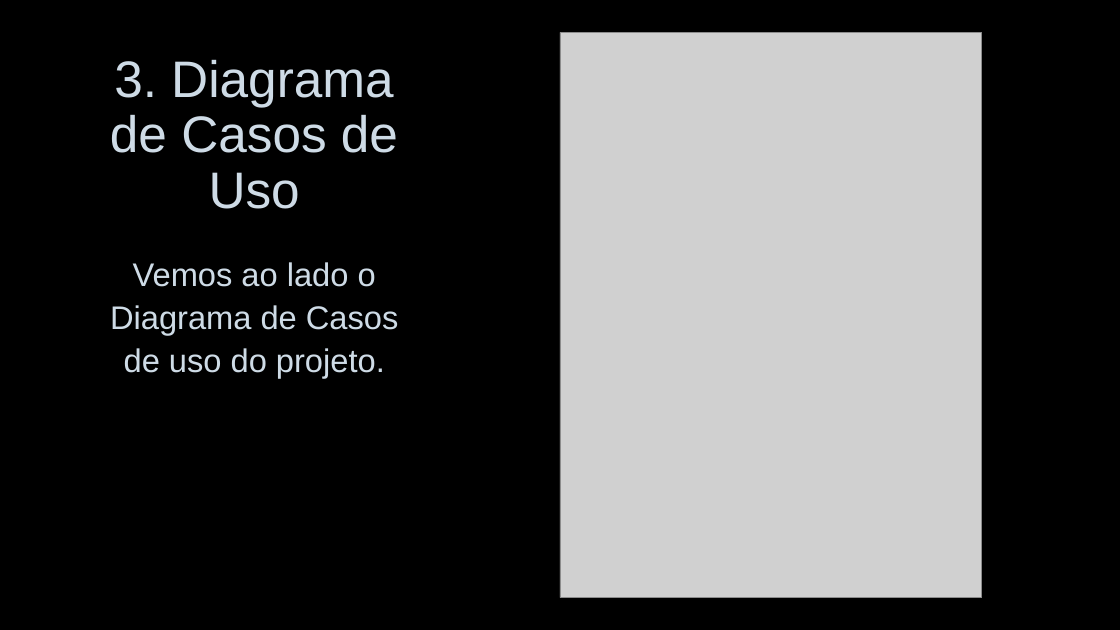
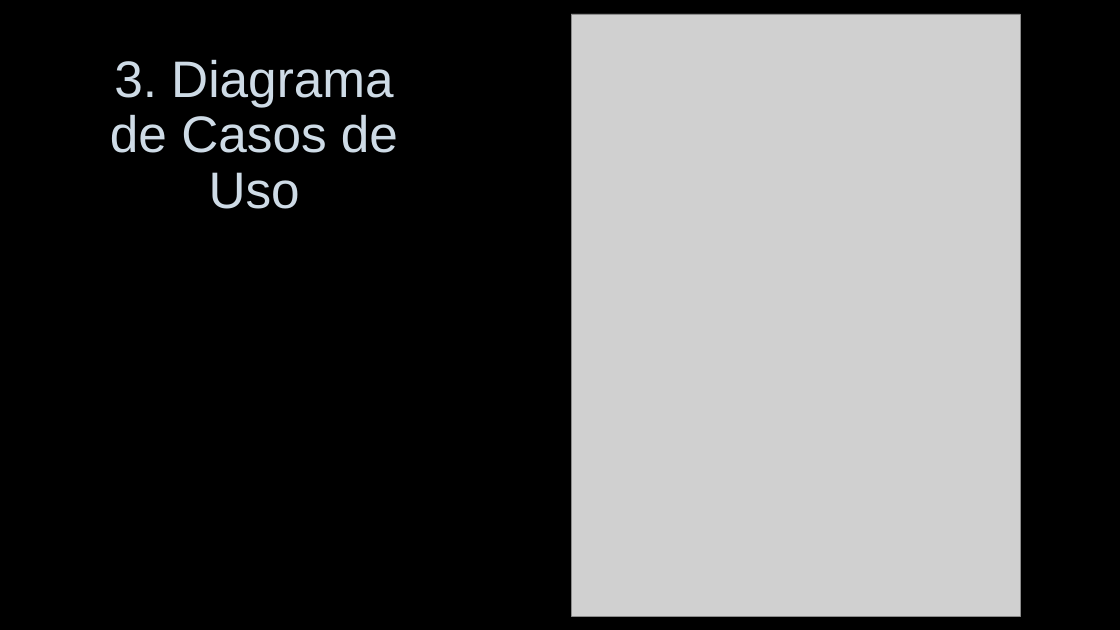
Before and after one commit to Deoprag/jogo-2048, a slide deck: slide 4 of Apresentação jogo 2048.pptx. Drawn at 1120x630 pixels with LibreOffice and Linux fonts; fonts in the diff are those of the drawing; grey boxes stand for pictures; background and template pictures are left out. Boxes give left, top, right and bottom in pixels: in the first picture for what was removed or moved away, otherwise in the second. Text is boxed around its words. In the diff, an @@ line names an element or a change of style, - is before the commit and + after.

```diff
--- a/Apresentação jogo 2048.pptx
+++ b/Apresentação jogo 2048.pptx
@@ picture: place and size @@
-picture at (560, 32, 982, 597)
+picture at (571, 14, 1021, 617)
@@ text removed at (110, 262, 398, 378) @@
-Vemos ao lado o Diagrama de Casos de uso do projeto.
```
Also in this commit, not shown: 8 other files.
